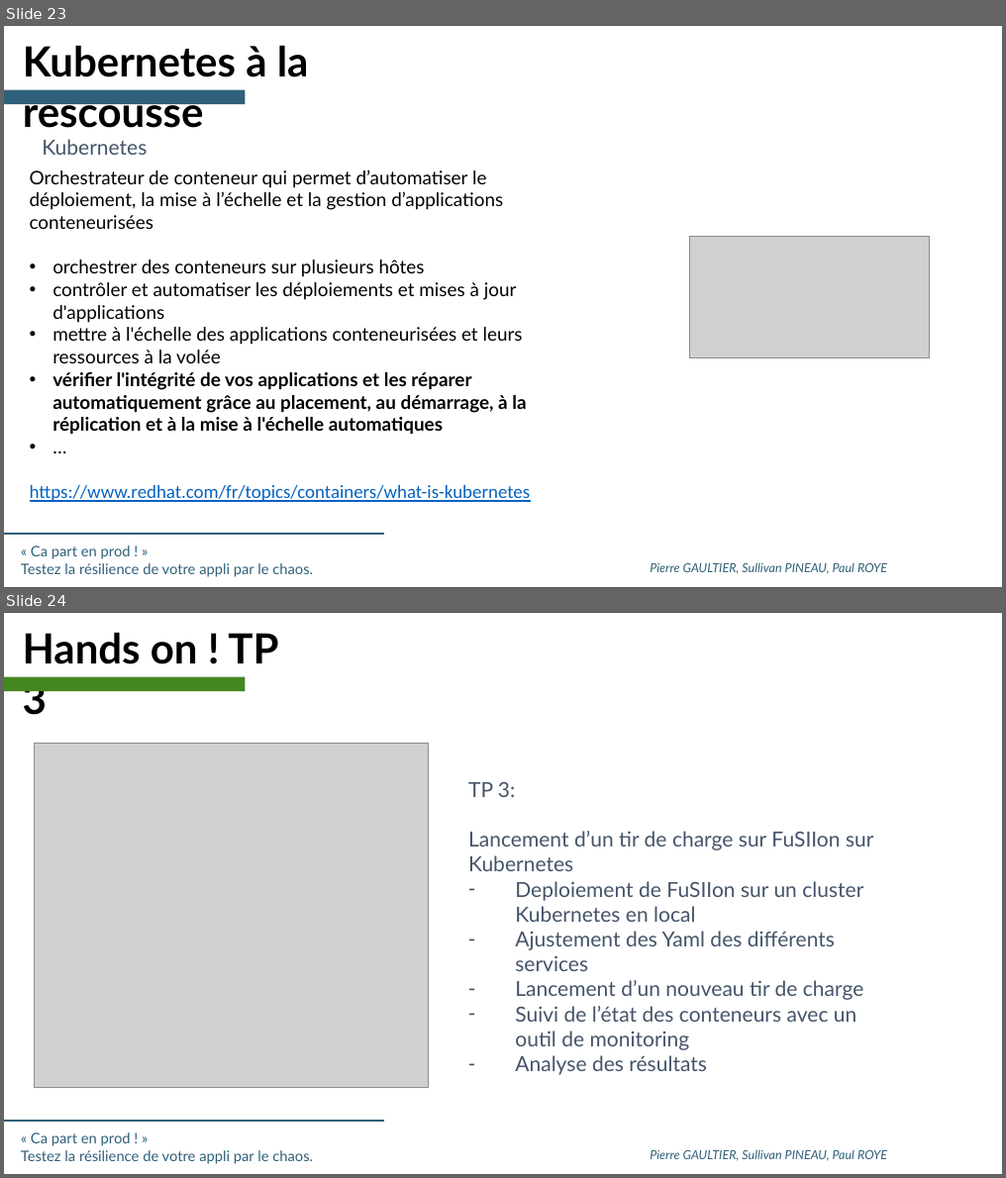
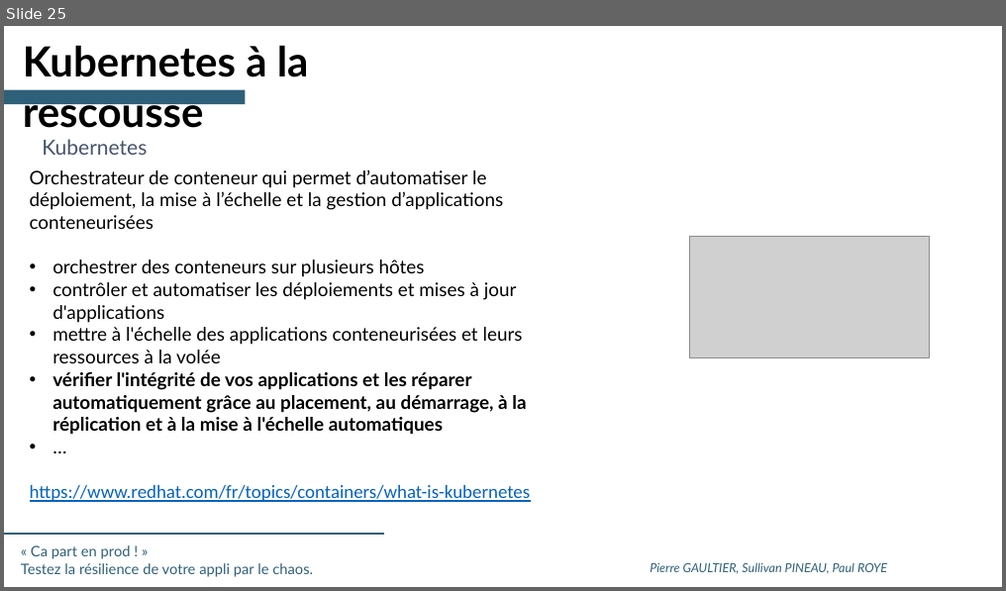
Before and after one commit to SII-Codelab-Chaos/Codelab-Chaos-TP, a slide deck: Hands-On -Chaos - SLIDES.pptx. Shown one above the other, each under a label of ours: slides 23 and 24 before the commit, slide 25 after it. The pictures are 1006x1178 and 1006x591 pixels, drawn with LibreOffice and Linux fonts; fonts in the diff are those of the drawing; grey boxes stand for pictures; background and template pictures are left out. Boxes give left, top, right and bottom in pixels: in the first picture for what was removed or moved away, otherwise in the second. Text is boxed around its words. In the diff, an @@ line names an element or a change of style, - is before the commit and + after.

```diff
--- a/Hands-On -Chaos - SLIDES.pptx
+++ b/Hands-On -Chaos - SLIDES.pptx
@@ slide 24 removed at (4, 613, 1002, 1174), background #FFFFFF; not listed: 3 template elements that a slide beside it also shows @@
@@ text removed at (23, 632, 278, 722) @@
-Hands on ! TP 3
@@ rectangle removed at (4, 676, 245, 691) @@
@@ picture removed at (34, 743, 428, 1087) @@
@@ text removed at (468, 782, 873, 1075) @@
-TP 3:
-Lancement d’un tir de charge sur FuSIIon sur Kubernetes
-– Deploiement de FuSIIon sur un cluster Kubernetes en local
-– Ajustement des Yaml des différents services
-– Lancement d’un nouveau tir de charge
-– Suivi de l’état des conteneurs avec un outil de monitoring
-– Analyse des résultats
@@ what was slide 23 is now slide 25 @@
```
Also in this commit, not shown: 2 slides changed, 3 slides added.
